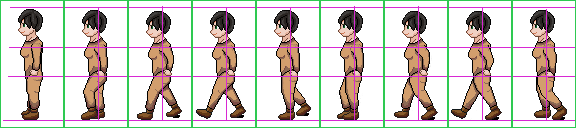
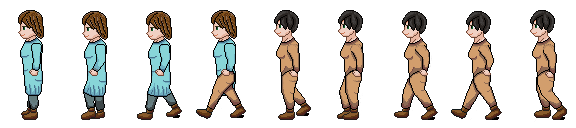
Layered file, before and after one edit (576 x 128). Changes by layer:
hid "helper" over 0, 0, 576, 128
added layer "brownHair" in group "standing" over 18, 10, 44, 39
renamed "hair copy" to "black hair", hid it over 18, 9, 43, 32
moved "head #1" above "armLeft copy", painted on it over 18, 10, 42, 41
painted on "armLeft copy" over 31, 43, 41, 70
moved "torso #1" above "legs", painted on it over 20, 36, 43, 96
painted on "legs" over 28, 71, 42, 120
hid "hair" over 82, 10, 107, 33
renamed "frontArm1" to "arm3 copy", painted on it over 89, 44, 109, 77
removed layer "head-Kopie" from group "Left1" over 82, 11, 106, 42
painted on "FrontLeg1" over 83, 69, 108, 119
moved "torso1" above "BackLeg1", painted on it over 82, 11, 108, 97
painted on "BackLeg1" over 90, 70, 105, 118
removed layer "frontArm1-Kopie" from group "Left2" over 159, 45, 176, 76
renamed "torso2" to "arm2 copy", moved it above "FrontLeg2", painted on it over 148, 38, 173, 82
painted on "FrontLeg2" over 81, 70, 172, 110
renamed "head2" to "torso1 copy", moved it above "BackLeg2", painted on it over 146, 11, 172, 97
painted on "BackLeg2" over 160, 85, 176, 105
renamed "torso2 #1" to "arm 1 copy", moved it above "frontArm1-Kopie #6", painted on it over 212, 38, 236, 82
painted on "frontArm1-Kopie #6" over 222, 45, 239, 76
renamed "head2 copy" to "torso1 copy #1", painted on it over 210, 10, 237, 96
